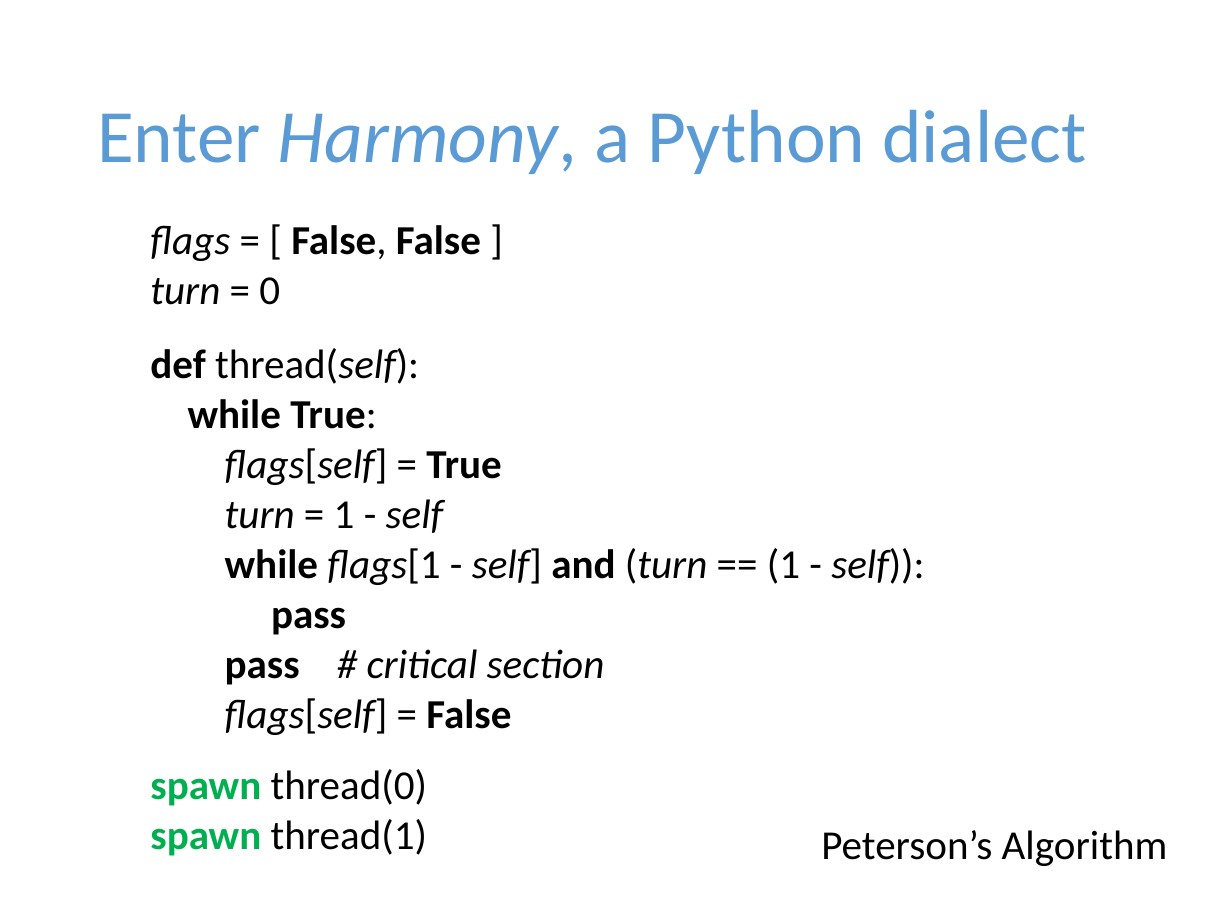
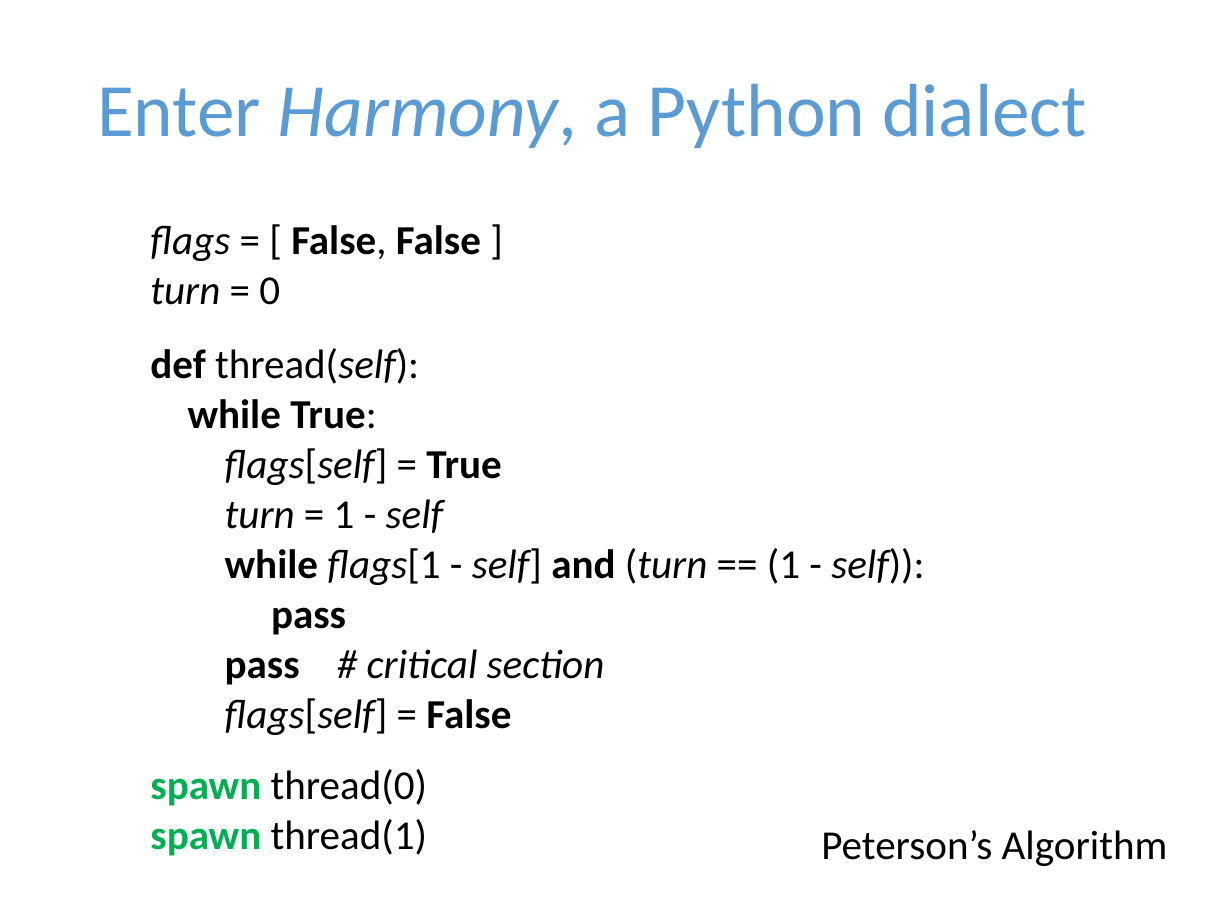
Before and after one commit to harmonylang/harmony, a slide deck: slide 6 of Harmony.pptx. Drawn at 1232x924 pixels with LibreOffice and Linux fonts; fonts in the diff are those of the drawing. Boxes give left, top, right and bottom in pixels: in the first picture for what was removed or moved away, otherwise in the second. Text is boxed around its words. In the diff, an @@ line names an element or a change of style, - is before the commit and + after.

```diff
--- a/Harmony.pptx
+++ b/Harmony.pptx
@@ title "Enter Harmony, a Python dialect" moved from (x1=97, y1=109, x2=1086, y2=174) to (x1=97, y1=83, x2=1086, y2=148) @@
```
Also in this commit, not shown: 3 other slides changed.
